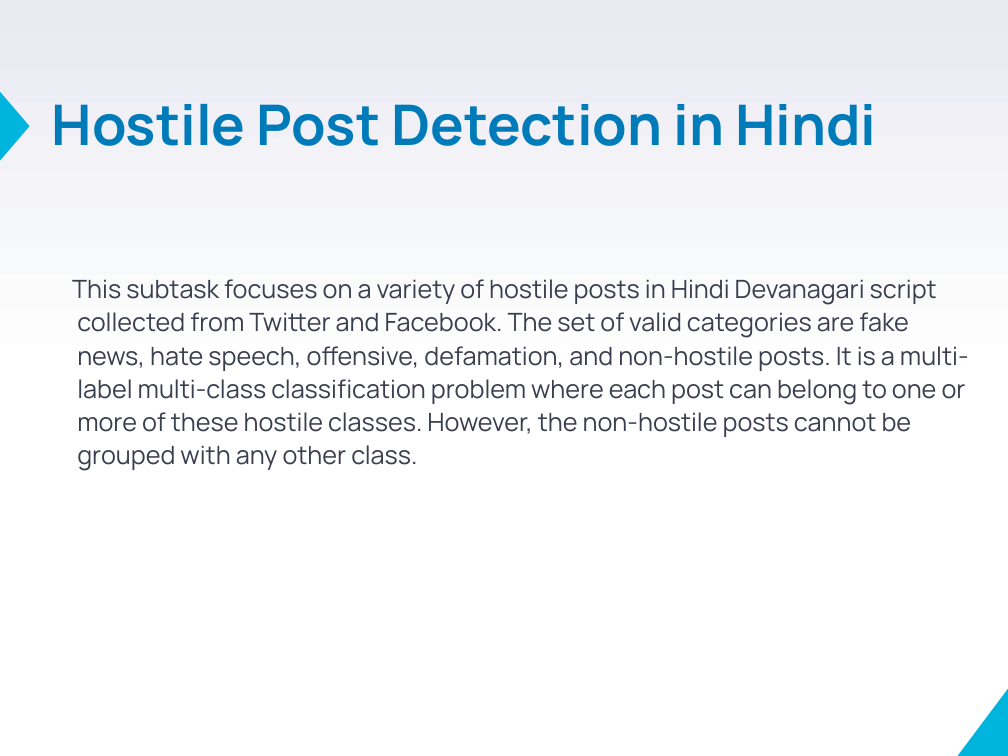
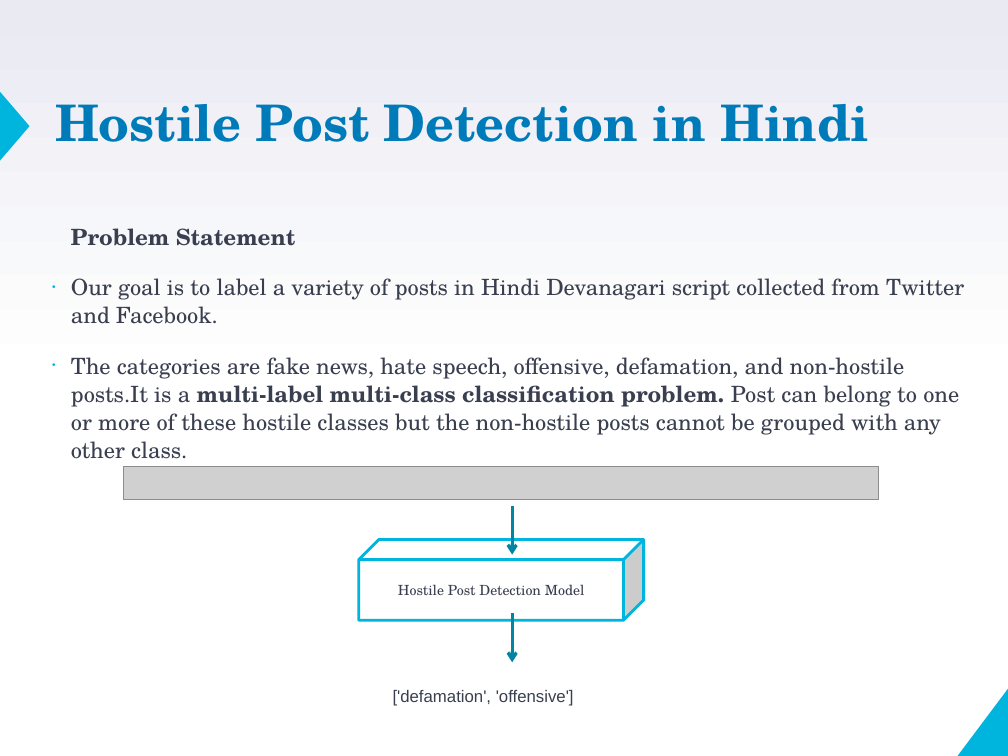
Before and after one commit to VarunBohara/Mini-Project-Documents, a slide deck: slide 2 of Review2_ppt.pptm. Drawn at 1008x756 pixels with LibreOffice and Linux fonts; fonts in the diff are those of the drawing; grey boxes stand for pictures. Boxes give left, top, right and bottom in pixels: in the first picture for what was removed or moved away, otherwise in the second. Text is boxed around its words. In the diff, an @@ line names an element or a change of style, - is before the commit and + after.

```diff
--- a/Review2_ppt.pptm
+++ b/Review2_ppt.pptm
@@ title "Hostile Post Detection in Hindi" at [55,104,869,142]: size 40 to 36 pt, font Manrope to TeX Gyre Schola @@
@@ text at [71,228,964,459]: text changed; size 18 to 16 pt; font Manrope to TeX Gyre Schola @@
-This subtask focuses on a variety of hostile posts in Hindi Devanagari script collected from Twitter and Facebook. The set of valid categories are fake news, hate speech, offensive, defamation, and non-hostile posts. It is a multi-label multi-class classification problem where each post can belong to one or more of these hostile classes. However, the non-hostile posts cannot be grouped with any other class.
+Problem Statement
+• Our goal is to label a variety of posts in Hindi Devanagari script collected from Twitter and Facebook.
+• The categories are fake news, hate speech, offensive, defamation, and non-hostile posts.It is a multi-label multi-class classification problem. Post can belong to one or more of these hostile classes but the non-hostile posts cannot be grouped with any other class.
@@ group added at [124,467,879,706]: 2 arrows, 1 picture, 1 text, 1 cube @@
+['defamation', 'offensive']
+Hostile Post Detection Model
```
Also in this commit, not shown: 6 other slides changed, 3 slides added, 4 slides removed.
